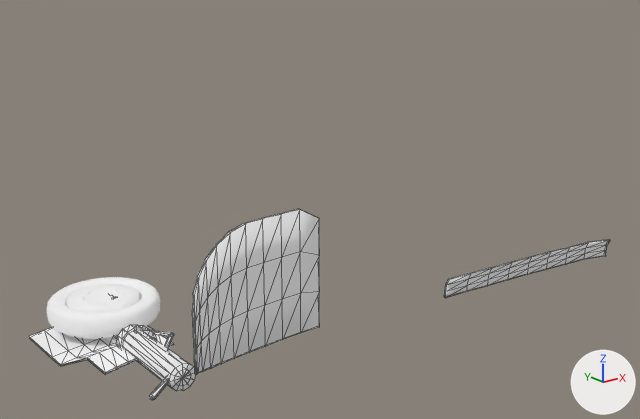
One commit to the glTF model public/models/ct156/high/ct156-gear.glb: the scene before it, then after it.
Both versions are drawn from a camera (50 mm lens) standing at (-0.223, -0.408, 0.242) and looking at (0.157, 0.066, 0.052). Lighting does not change. The marker at lower right points along +X, +Y and +Z. The older version comes first. Mesh edges are drawn as thin lines on the coarser meshes. Where no turn or scale is listed for an object, it has been applied to the vertices. Vertices at exactly the same position are counted once.

The first picture shows 'gearInboardDoor-mesh', 'gearMain-mesh', 'gearMain-mesh.001', 'gearMain-mesh.003', 'gearMainDoor-mesh', 'gearMainDoor-mesh.001', 'gearNose-mesh.001', 'gearNoseDoor-mesh' and 1 more.
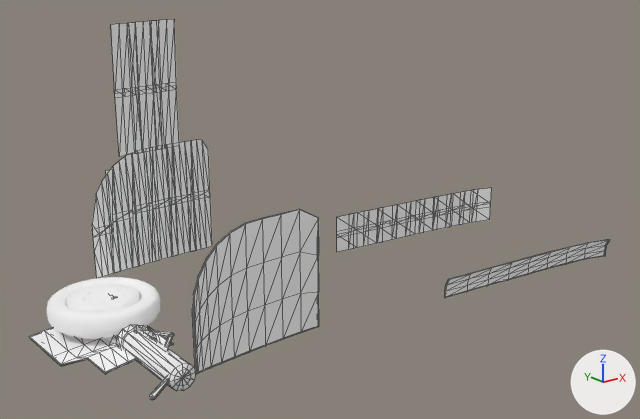
Not visible in the pictures: 'gearInboardWell-mesh'.

Edits to the bpy script that builds the scene:
```text
Change me_gear_gearmain_044:
    remove me_gear_gearmain_044.from_pydata(...)  # 70 vertices, 112 faces; spans x 0.0077..0.1027, y -0.0062..0.0012, z 0.0..0.0821
    add me_gear_gearmain_044.from_pydata(...)  # 130 vertices, 232 faces; spans x 0.0077..0.1027, y -0.0062..0.0012, z 0.0..0.0821
    me_gear_gearmain_044 part 1: 22 vertices moved from x 0.0077..0.1027, y -0.0062..-0.0001, z 0.0..0.0821 to x 0.008..0.1024, y -0.0062..-0.0001, z 0.0003..0.0818; 30 vertices removed from x 0.0077..0.1027, y -0.0062..0.0012, z 0.0..0.0821; 90 vertices added at x 0.0077..0.1027, y -0.0062..0.0012, z 0.0..0.0821
Change me_gear_gearmain_042:
    remove me_gear_gearmain_042.from_pydata(...)  # 55 vertices, 88 faces; spans x -0.0445..0.0181, y 0.0347..0.1133, z -0.0061..-0.0001
    add me_gear_gearmain_042.from_pydata(...)  # 107 vertices, 192 faces; spans x -0.0445..0.0181, y 0.0347..0.1133, z -0.0061..-0.0001
    me_gear_gearmain_042 part 2: 14 vertices moved from x -0.0445..0.0181, y 0.0354..0.1133, z -0.0061..-0.0014 to x -0.0442..0.0179, y 0.0357..0.113, z -0.0061..-0.0014; 26 vertices removed from x -0.0445..0.0181, y 0.0347..0.1133, z -0.0061..-0.0001; 78 vertices added at x -0.0445..0.0181, y 0.0347..0.1133, z -0.0061..-0.0001
Change me_gear_gearmain_050:
    remove me_gear_gearmain_050.from_pydata(...)  # 58 vertices, 92 faces; spans x 0.228..0.396, y -0.018..0.009, z -0.016..0.0
    add me_gear_gearmain_050.from_pydata(...)  # 110 vertices, 196 faces; spans x 0.228..0.396, y -0.017..0.009, z -0.016..0.0
    me_gear_gearmain_050 part 3: 8 vertices removed from x 0.228..0.396, y -0.018..0.009, z -0.016..0.0; 60 vertices added at x 0.228..0.396, y -0.017..0.009, z -0.016..0.0
Add ob_gearnosewell_mesh_001:
    ob_gearnosewell_mesh_001 = bpy.data.objects.new('gearNoseWell-mesh.001', me_gear_gearnosewell_002)  # 27 vertices, 32 faces; spans x 0.228..0.396, y 0.111..0.133, z -0.016..0.016; in mat_gearnosewell_0 (white #ffffff)
    ob_gearnosewell_mesh_001.location = (0.0, 0.0, 0.0)
Add ob_gearnosewell_mesh:
    ob_gearnosewell_mesh = bpy.data.objects.new('gearNoseWell-mesh', me_gear_gearnosewell_001)  # 54 vertices, 32 faces; spans x 0.228..0.396, y 0.112..0.133, z -0.016..0.016; in mat_gearnosewell_1 (white #ffffff)
    ob_gearnosewell_mesh.location = (0.0, 0.0, 0.0)
Add ob_gearlegwell_mesh_001:
    ob_gearlegwell_mesh_001 = bpy.data.objects.new('gearLegWell-mesh.001', me_gear_gearlegwell_002)  # 27 vertices, 32 faces; spans x 0.0314..0.079, y 0.1222..0.1267, z 0.0994..0.1864; in mat_gearlegwell_0 (white #ffffff)
    ob_gearlegwell_mesh_001.location = (0.0, 0.0, 0.0)
Add ob_gearlegwell_mesh:
    ob_gearlegwell_mesh = bpy.data.objects.new('gearLegWell-mesh', me_gear_gearlegwell_001)  # 22 vertices, 16 faces; spans x 0.0314..0.079, y 0.1236..0.127, z 0.0994..0.1864; in mat_gearlegwell_1 (white #ffffff)
    ob_gearlegwell_mesh.location = (0.0, 0.0, 0.0)
Add ob_gearinboardwell_mesh_001:
    ob_gearinboardwell_mesh_001 = bpy.data.objects.new('gearInboardWell-mesh.001', me_gear_gearinboardwell_002)  # 63 vertices, 80 faces; spans x 0.0077..0.1027, y 0.121..0.1271, z 0.0194..0.1015; in mat_gearinboardwell_0 (white #ffffff)
    ob_gearinboardwell_mesh_001.location = (0.0, 0.0, 0.0)
Add ob_gearinboardwell_mesh:
    ob_gearinboardwell_mesh = bpy.data.objects.new('gearInboardWell-mesh', me_gear_gearinboardwell_001)  # 42 vertices, 22 faces; spans x 0.0077..0.1027, y 0.1213..0.1274, z 0.0194..0.1015; in mat_gearinboardwell_1 (white #ffffff)
    ob_gearinboardwell_mesh.location = (0.0, 0.0, 0.0)
```

Location of each change, (x1, y1, x2, y2) in pixels of the pictures (640 x 419 px):
'gearInboardWell-mesh.001', added: after (92, 140, 212, 278)
'gearLegWell-mesh.001', added: after (111, 19, 179, 157)
'gearNoseWell-mesh.001', added: after (337, 188, 492, 252)
'gearNoseDoor-mesh', reshaped: before (444, 239, 610, 298); after (445, 239, 610, 298)
'gearLegWell-mesh', added: after (114, 22, 161, 124)
'gearMainDoor-mesh', reshaped: before (29, 337, 174, 374); after (29, 336, 173, 374)
'gearNoseWell-mesh', added: after (393, 189, 484, 210)
part 1 of me_gear_gearmain_044, cut back: (192, 209, 319, 374) in both
